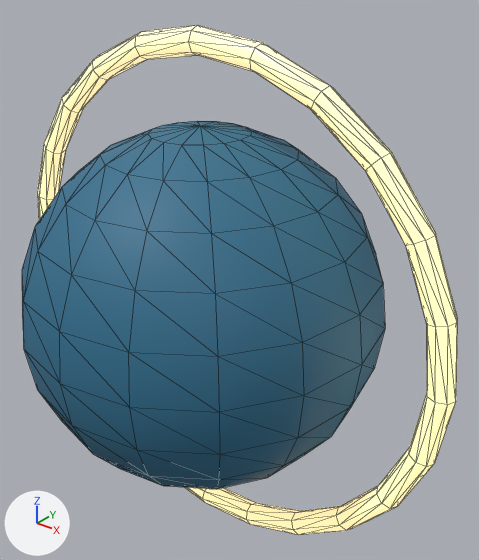
What one commit did to the glTF model apps/web/public/models/A9.glb.
Both versions are drawn from a 50 mm lens placed at (0.666, -0.739, 0.845), pointed at (0.035, 0.05, 0.356). The axes (+X, +Y, +Z) are drawn at lower left. The lights are the same throughout. The older version comes first. Mesh edges are drawn as thin lines. Where no turn or scale is listed for an object, it has been applied to the vertices.
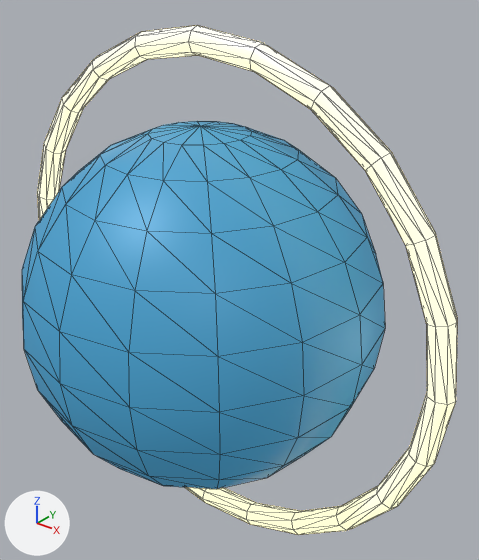
Boxes (x1, y1, x2, y2) around the edits, measured in the pictures (479 x 560 px):
'Mesh_0', recoloured, surface changed (lighter): (22, 121, 385, 489) in both
'Mesh_1', surface changed: (37, 25, 457, 535) in both

What changed in the scene script:
```text
Change mat_material_0:
    mat_material_0.roughness: 0.6 -> 0.5
    mat_material_0.base_color: (0.0284, 0.159, 0.275) -> (0.0497, 0.275, 0.479)  # blue #2f6f8f -> blue #3f8fb8
    add mat_material_0.emission_strength = 0.32
    add mat_material_0.emission_color = (0.0497, 0.275, 0.479)  # blue #3f8fb8
Change mat_material_1:
    mat_material_1.emission_strength: 0.9 -> 1.4
```
